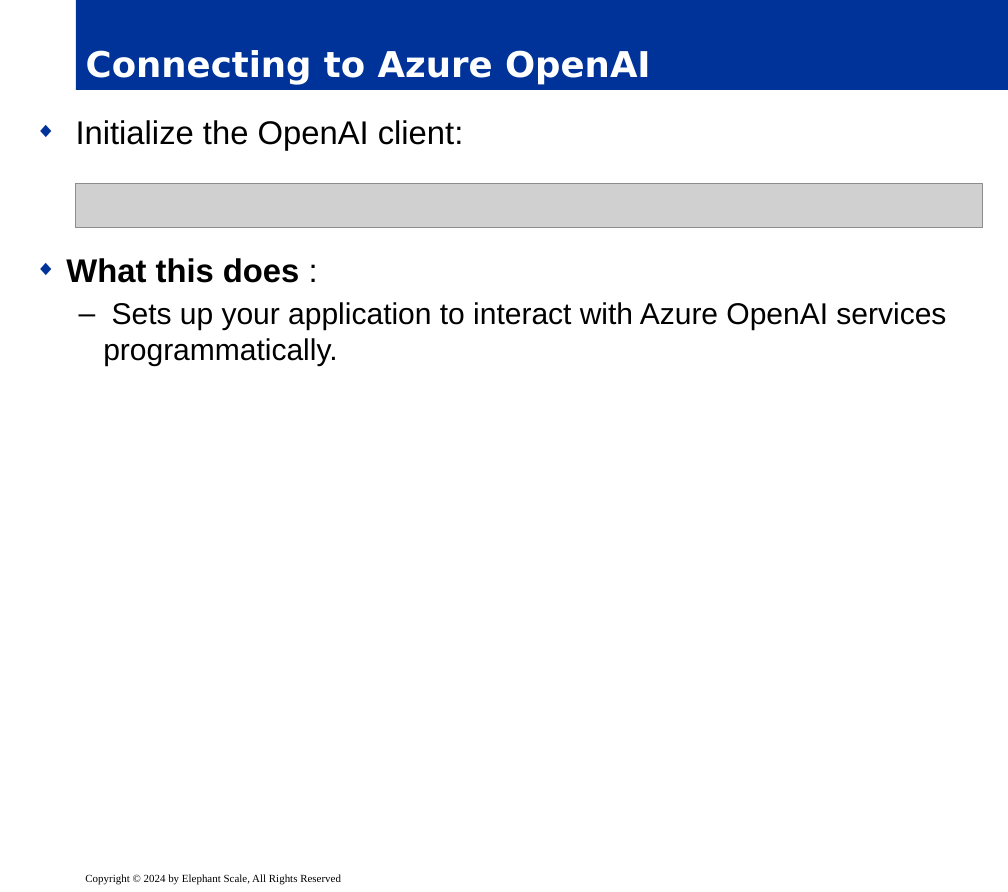
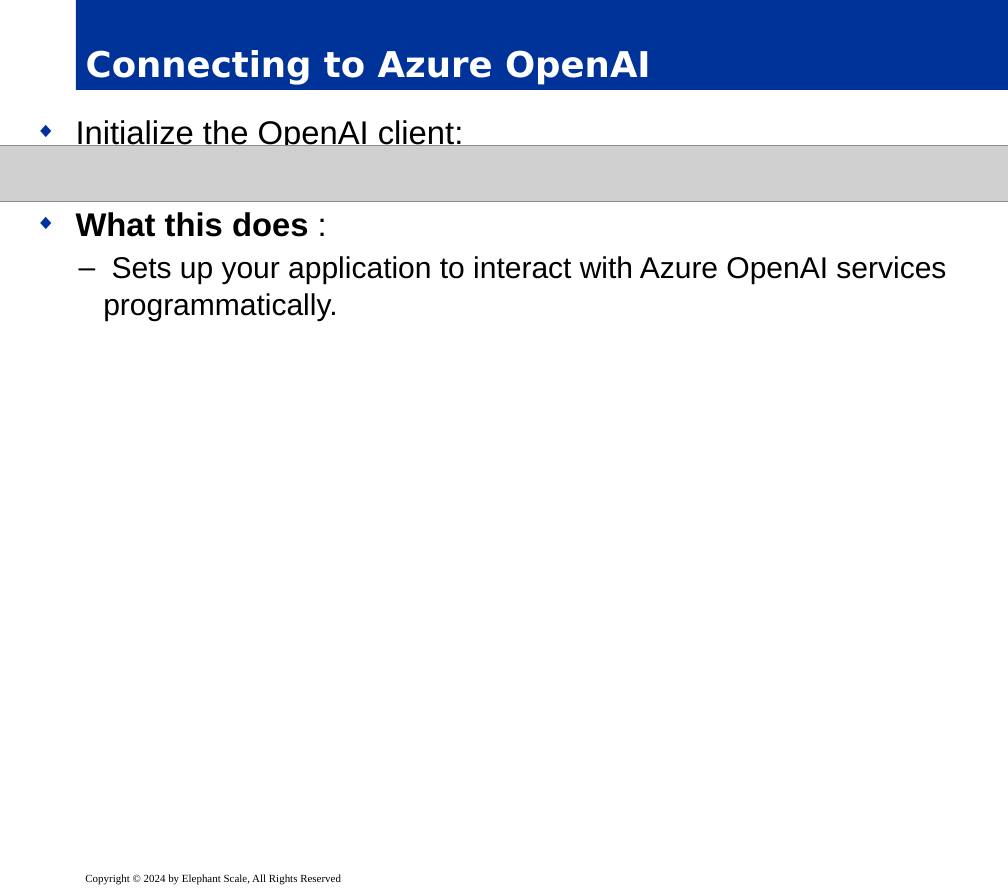
Before and after one commit to elephantscale/es-training-new, a slide deck: slide 29 of building-ai-applications/ready/03__DatabaseAgent.pptx. Drawn at 1008x892 pixels with LibreOffice and Linux fonts; fonts in the diff are those of the drawing; grey boxes stand for pictures; background and template pictures are left out. Boxes give left, top, right and bottom in pixels: in the first picture for what was removed or moved away, otherwise in the second. Text is boxed around its words. In the diff, an @@ line names an element or a change of style, - is before the commit and + after.

```diff
--- a/building-ai-applications/ready/03__DatabaseAgent.pptx
+++ b/building-ai-applications/ready/03__DatabaseAgent.pptx
@@ text "Initialize the OpenAI client:" rewrapped from bbox=[66, 120, 946, 367] to bbox=[76, 120, 946, 321] @@
@@ picture added at bbox=[0, 146, 1008, 202] @@
@@ picture removed at bbox=[76, 184, 982, 227] @@
```
Also in this commit, not shown: 23 other slides changed, 5 other files.
